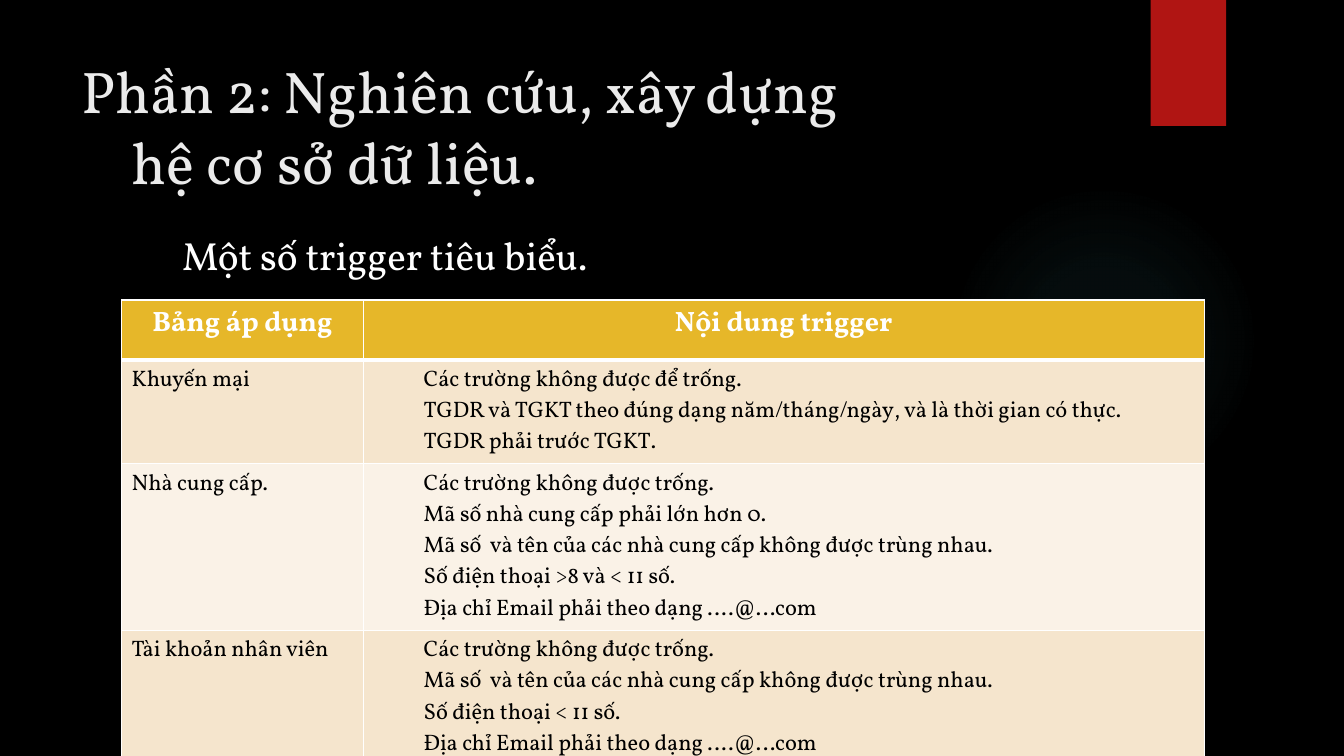
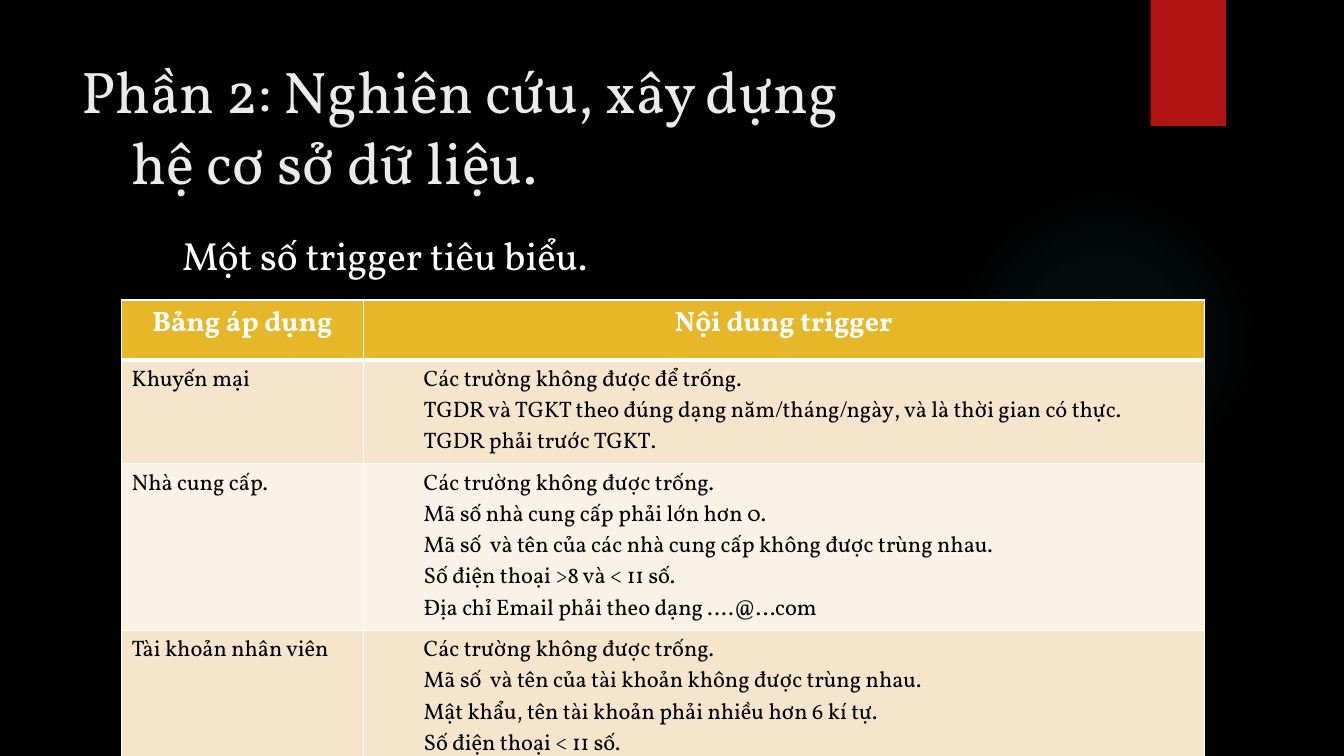
Before and after one commit to phucld95/StoreManage, a slide deck: slide 13 of Slide.pptx. Drawn at 1344x756 pixels with LibreOffice and Linux fonts; fonts in the diff are those of the drawing; background and template pictures are left out. Boxes give left, top, right and bottom in pixels: in the first picture for what was removed or moved away, otherwise in the second. Text is boxed around its words. In the diff, an @@ line names an element or a change of style, - is before the commit and + after.

Commit message:
Update slide!

```diff
--- a/Slide.pptx
+++ b/Slide.pptx
@@ table at [122, 300, 1205, 756] @@
-row 4, column 2: Các trường không được trống. / Mã số và tên của các nhà cung cấp không được trùng nhau. / Số điện thoại < 11 số. / Địa chỉ Email phải theo dạng ….@...com
+row 4, column 2: Các trường không được trống. / Mã số và tên của tài khoản không được trùng nhau. / Mật khẩu, tên tài khoản phải nhiều hơn 6 kí tự. / Số điện thoại < 11 số. / Trạng thái phải thuộc 1 trong 3 giá trị -1,0,1.
```
Also in this commit, not shown: 2 slides added.
